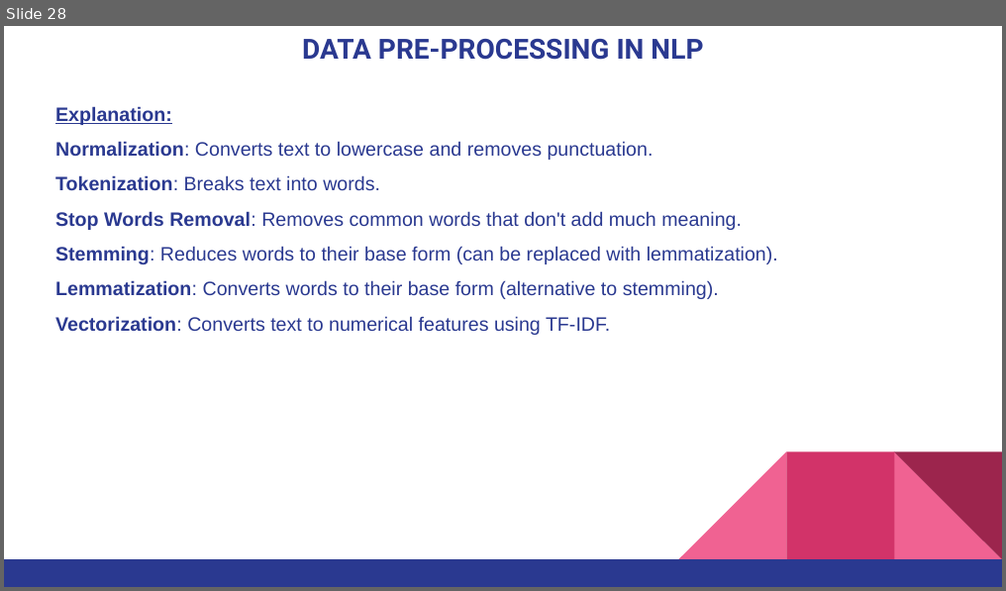
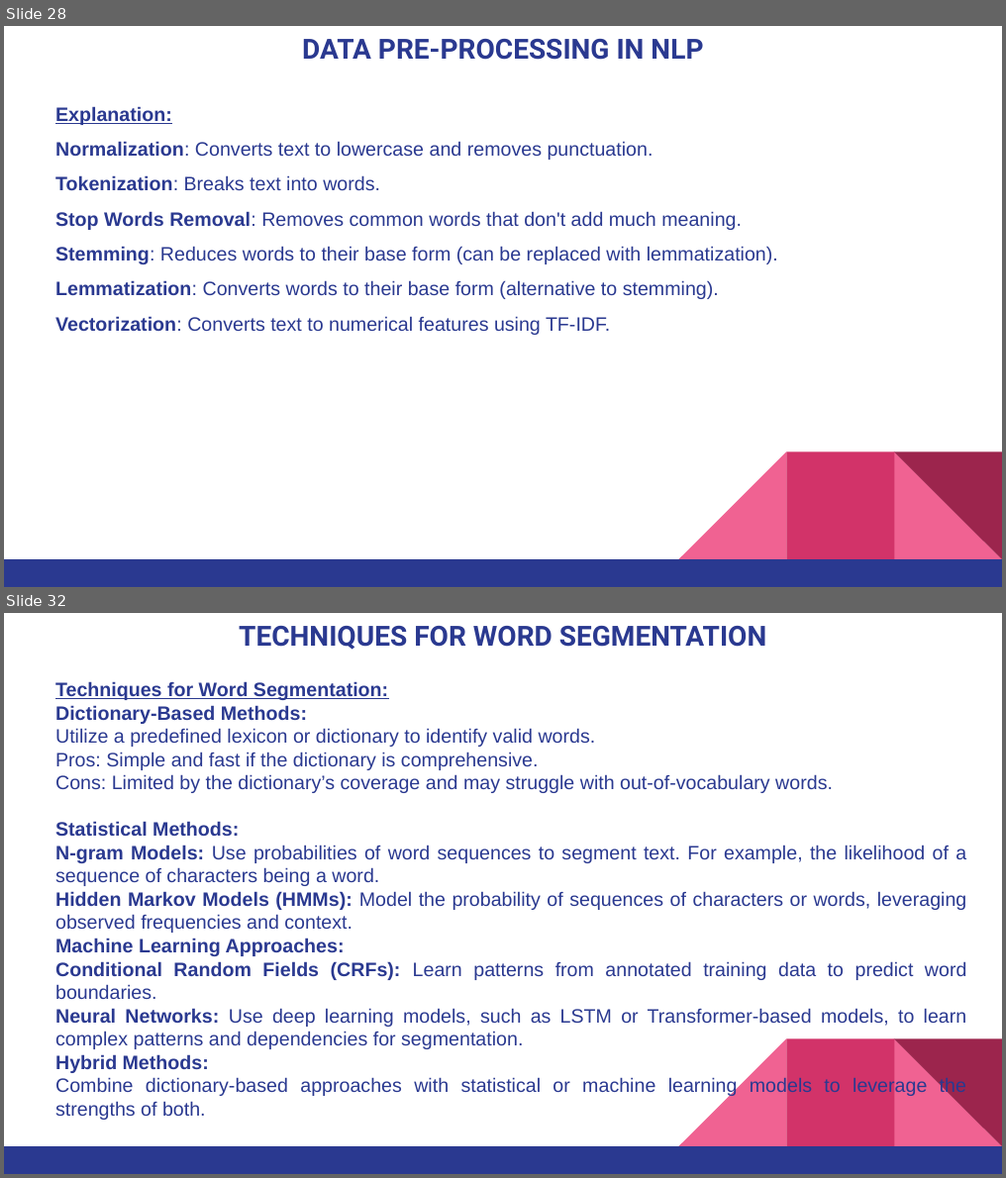
Before and after one commit to pnytrainingrepo/artificial-intelligence, a slide deck: AI-NLP.pptx. Shown one above the other, each under a label of ours: slide 28 before the commit, slides 28 and 32 after it; the slides between them are not shown. The pictures are 1006x591 and 1006x1178 pixels, drawn with LibreOffice and Linux fonts; fonts in the diff are those of the drawing. Boxes give left, top, right and bottom in pixels: in the first picture for what was removed or moved away, otherwise in the second. Text is boxed around its words. In the diff, an @@ line names an element or a change of style, - is before the commit and + after.

```diff
--- a/AI-NLP.pptx
+++ b/AI-NLP.pptx
@@ slide 32 added at bbox=[4, 613, 1002, 1174], background #FFFFFF; not listed: 5 template elements that a slide beside it also shows @@
@@ title added at bbox=[239, 626, 766, 650], 20 pt, text #2A3990, bold @@
+TECHNIQUES FOR WORD SEGMENTATION
@@ text added at bbox=[55, 681, 967, 1120], 14 pt, text #2A3990 @@
+Techniques for Word Segmentation:
+Dictionary-Based Methods:
+  Utilize a predefined lexicon or dictionary to identify valid words.
+  Pros: Simple and fast if the dictionary is comprehensive.
+  Cons: Limited by the dictionary’s coverage and may struggle with out-of-vocabulary words.
+Statistical Methods:
+  N-gram Models: Use probabilities of word sequences to segment text. For example, the likelihood of a sequence of characters being a word.
+  Hidden Markov Models (HMMs): Model the probability of sequences of characters or words, leveraging observed frequencies and context.
+Machine Learning Approaches:
+  Conditional Random Fields (CRFs): Learn patterns from annotated training data to predict word boundaries.
+  Neural Networks: Use deep learning models, such as LSTM or Transformer-based models, to learn complex patterns and dependencies for segmentation.
+Hybrid Methods:
+  Combine dictionary-based approaches with statistical or machine learning models to leverage the strengths of both.
```
Also in this commit, not shown: 1 slide changed, 5 other slides added, 9 other files.
